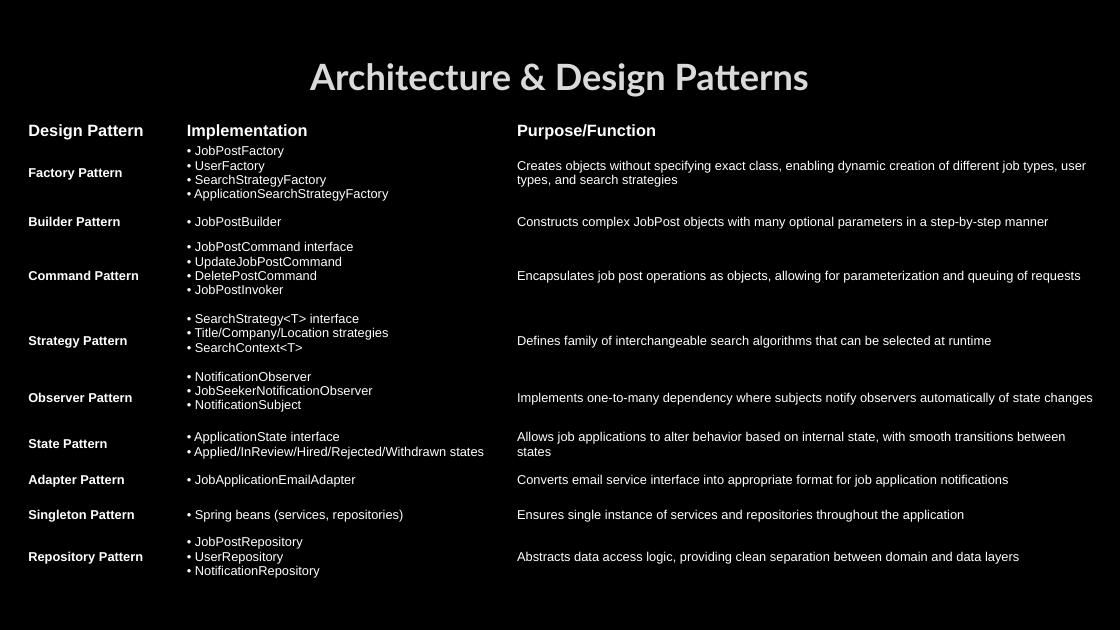
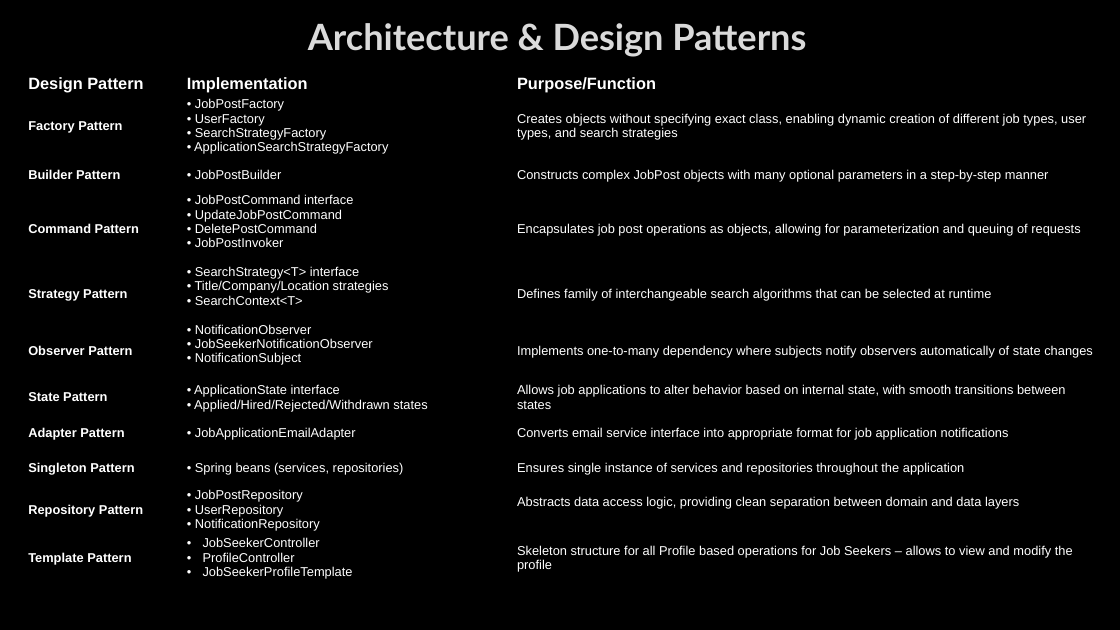
Before and after one commit to anujy787/smart-job, a slide deck: slide 4 of SmartJob - A Dynamic Job Board Application.pptx. Drawn at 1120x630 pixels with LibreOffice and Linux fonts; fonts in the diff are those of the drawing; background and template pictures are left out. Boxes give left, top, right and bottom in pixels: in the first picture for what was removed or moved away, otherwise in the second. Text is boxed around its words. In the diff, an @@ line names an element or a change of style, - is before the commit and + after.

Commit message:
minor changes to ppt

```diff
--- a/SmartJob - A Dynamic Job Board Application.pptx
+++ b/SmartJob - A Dynamic Job Board Application.pptx
@@ title "Architecture & Design Patterns": place and size @@
-title "Architecture & Design Patterns" at (310, 63, 809, 97)
+title "Architecture & Design Patterns" at (308, 23, 806, 56)
@@ table at (28, 74, 1099, 597) @@
-row 7, column 2: • ApplicationState interface / • Applied/InReview/Hired/Rejected/Withdrawn states
+row 7, column 2: • ApplicationState interface / • Applied/Hired/Rejected/Withdrawn states
+row 11: Template Pattern | JobSeekerController / ProfileController / JobSeekerProfileTemplate | Skeleton structure for all Profile based operations for Job Seekers – allows to view and modify the profile
@@ table: place and size @@
-table at (28, 121, 1099, 596)
+table at (28, 74, 1099, 597)
```
Also in this commit, not shown: 3 other slides changed.
